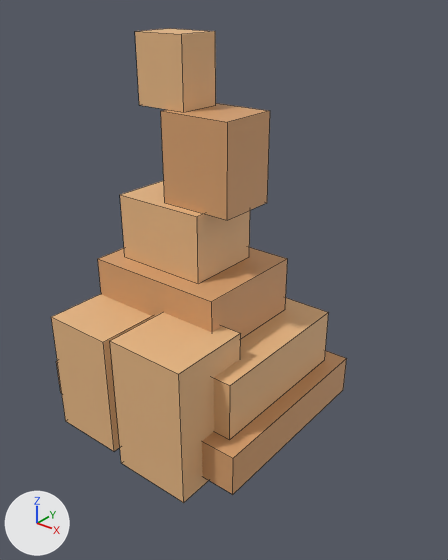
Before and after pictures for a commit that changed the FBX model StudAssets/Export/Desert/SandRock.fbx.
Before and after are seen from a 50 mm camera at (10.81, -12.41, 11.94) aimed at (1.29, -0.51, 4.56). Every picture has the same lights, and +X, +Y and +Z are marked at lower left. The picture after the commit comes second. Mesh edges are drawn as thin lines. Where no turn or scale is listed for an object, it has been applied to the vertices. Vertices at exactly the same position are counted once.

In view in the first picture: 'Sand', 'SandDark.001'.
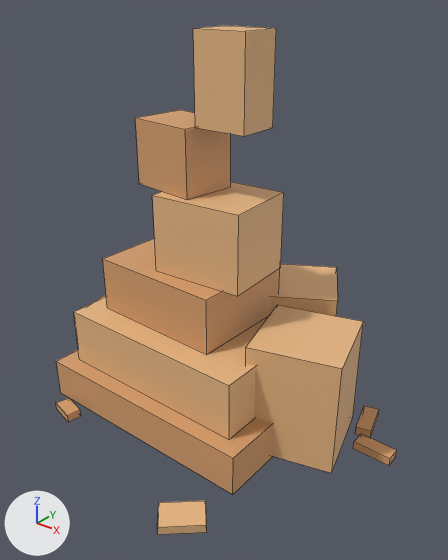
Where the change shows, as pixel boxes [x1, y1, x2, y2] in the pictures (448 x 560 px):
'Sand.002', added (beige)
    after: [74, 26, 363, 534]
'Sand', deleted (beige)
    before: [51, 28, 329, 503]
'SandDark.001', reshaped (17% wider)
    before: [56, 103, 347, 494]
    after: [56, 110, 397, 494]
part 1 of me_sandrock_sanddark, added (beige)
    after: [353, 434, 397, 466]
part 2 of me_sandrock_sanddark, built on
    after: [56, 398, 379, 438]

The change in detail:
me_sandrock_sanddark is used by ob_sanddark_001; location (0.0, 0.0, 0.0).
me_sandrock_sanddark had 24 vertices, 18 faces and spanned x -3.5..3.5, y -2.9..2.9, z 0.0..8.92.
me_sandrock_sanddark now has 48 vertices, 36 faces and spans x -3.5..6.17, y -3.68..2.9, z 0.0..8.58.
me_sandrock_sanddark part 1: the loose piece of 8 vertices spanning x -3.5..3.5, y -2.9..2.9, z 0.0..1.2 is copied, and the copy is scaled about its middle by (-0.155, -0.0763, 0.2), then moved by (5.62, 0.81, -0.48); it spans x 5.08..6.17, y 0.59..1.04, z 0.0..0.24.
Part 2, on me_sandrock_sanddark:
16 vertices move from x -2.46..1.88, y -1.73..1.73, z 2.89..8.92 to x -2.42..1.73, y -1.68..1.68, z 2.89..8.58.
8 vertices are added at x -2.9..5.25, y -3.68..2.39, z 0.0.
8 new vertices lie (0.0, 0.0, 0.24) away from vertices in x -2.9..5.25, y -3.68..2.39, z 0.0.
12 new faces join them.
Mesh me_sandrock_sand_1 is new.
It has 64 vertices, 48 faces and spans x -4.42..5.14, y -5.02..4.23, z -0.14..10.89.
It uses material mat_sand (beige #e8b884).
Object 'Sand' (ob_sand) is deleted.
Object 'Sand.002' (ob_sand_002) is new; it shows me_sandrock_sand_1.
Its location is (0.0, 0.0, 0.0).
